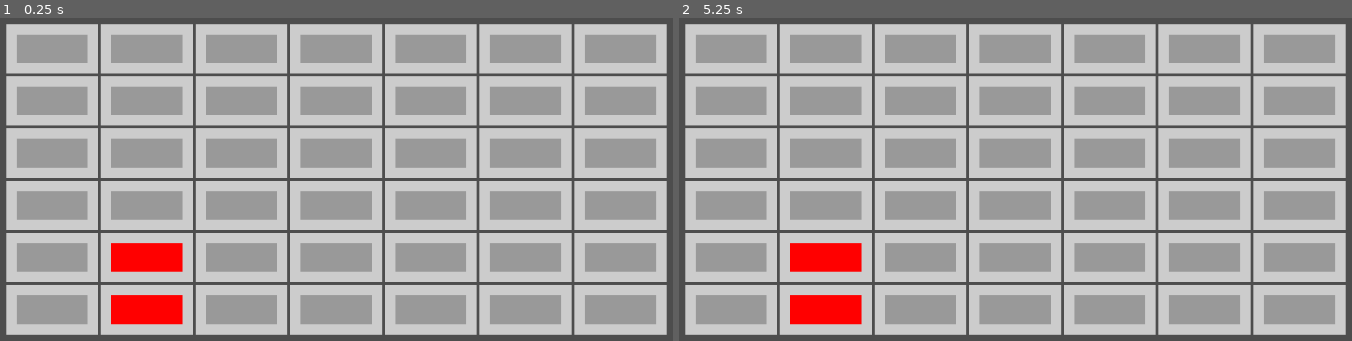
Above: before the commit, frames 1-2 (left to right).
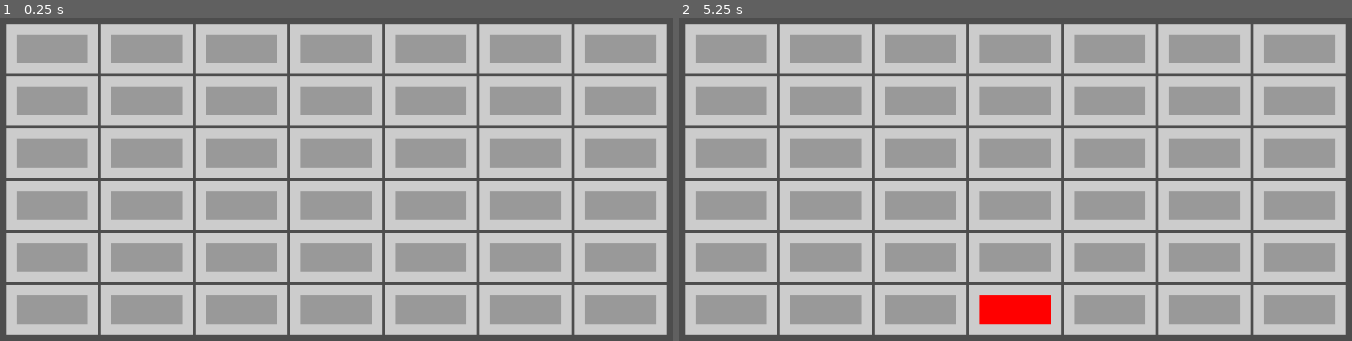
Above: after the commit, the same moments.

Repository: Shuflduf/Connect-Four
Game: Godot game, scene res://board.tscn
Two runs of this game, one before a commit and one after it. Both use one fixed random seed, a clock stepped at 60 frames per second and the inputs below.
Inputs (mouse positions are in pixels of both pictures, inside the frame that each line leads up to):
- Up to frame 1 (0.25 s): no input
- Up to frame 2 (5.25 s): tap Enter at 0.5, 2, 3.5 s; move the mouse to (1190, 156) at 0.52 s; click (1190, 156) at 0.67 s; tap Space at 1.25, 2.75, 4.25 s; move the mouse to (853, 202) at 1.27 s; click (853, 202) at 1.42 s; move the mouse to (1096, 79) at 2.02 s; click (1096, 79) at 2.17 s; move the mouse to (975, 269) at 2.77 s; click (975, 269) at 2.92 s; move the mouse to (1257, 247) at 3.52 s; click (1257, 247) at 3.67 s; move the mouse to (773, 111) at 4.27 s; click (773, 111) at 4.42 s; move the mouse to (1055, 179) at 5.02 s; click (1055, 179) at 5.17 s

The runs differ from the first frame. In frame 1, 2.0% of the frame differs, in the area x 16-28%, y 69-96%; in frame 2, 2.9%, in the area x 16-56%, y 69-96%.

Commit message:
trying to get input

Diff:
--- a/board.gd
+++ b/board.gd
@@ -17,20 +17,32 @@
 
 
 func _ready() -> void:
-	place_piece(1)
-	place_piece(1)
+	for i in columns.get_children():
+		i.gui_input.connect(func(event: InputEvent):
+			print("FBHDGFH")
+			if event is InputEventMouseButton:
+				if event.pressed:
+					if event.button_mask == MOUSE_BUTTON_MASK_LEFT:
+						print("PLACE")
+						place_piece(i.get_index()))
+
+func col_full(index):
+	if columns.get_child(index).get_child(0).name.is_valid_html_color():
+		return true
+	return false
 
 func place_piece(index: int):
+	if col_full(index):
+		return
 	var cells = columns.get_child(index).get_children()
-	#cells.reverse()
-	#var placed = false
-
 	for i in range(cells.size() - 1, -1, -1):
 		var cell = cells[i]
 		print(cell)
 		if (not cell.name.is_valid_html_color()) or i > cells.size() - 1:
-			#print(cell.name.is_valid_html_color())
-			#print(i > columns.get_child_count() - 3)
 			set_piece(Vector2i(index, i), Color.RED)
-			#placed = true
 			break
+
+
+func _on_v_box_container_gui_input(event: InputEvent) -> void:
+	if event is InputEventMouseButton:
+		print("COL 1 CLICK")
--- a/board.tscn
+++ b/board.tscn
@@ -15,6 +15,7 @@
 anchor_bottom = 1.0
 grow_horizontal = 2
 grow_vertical = 2
+mouse_filter = 2
 script = ExtResource("1_c6eri")
 
 [node name="MarginContainer" type="MarginContainer" parent="."]
@@ -311,3 +312,5 @@
 size_flags_horizontal = 3
 size_flags_vertical = 3
 theme_override_styles/panel = SubResource("StyleBoxFlat_b54j4")
+
+[connection signal="gui_input" from="MarginContainer/Columns/VBoxContainer" to="." method="_on_v_box_container_gui_input"]
